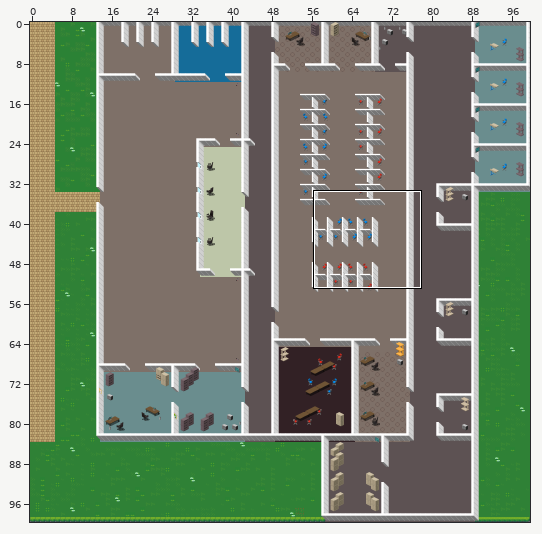
Two versions of a level (Tiled map, assets/map1.tmx). The first picture is a wide view before the edit; the outline marks the close-up.
Close-up. Before:
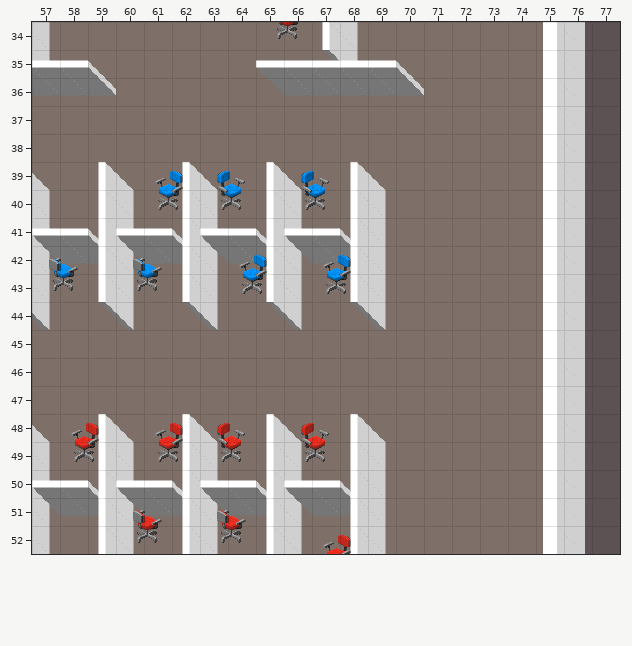
Cells are 32x32 px. Shown: x 57..77, y 34..52. The commit also changed other parts of the map, which this record leaves out.
And afterwards:
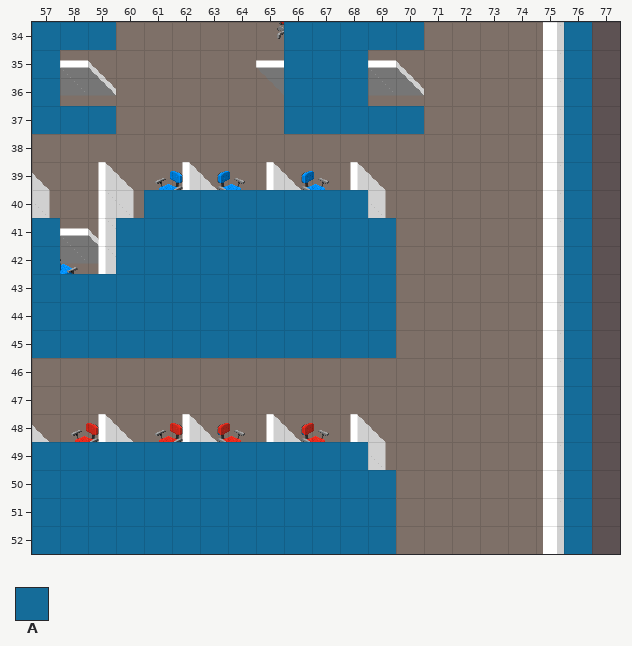
Key: from "terrain-assets": A 470.
_ is an empty cell.
Tiles of an added or newly shown layer are drawn over the layers below it.
The edit:
Layer "Collision" (now shown):
The author put tile A in row 34 at x 57 to 59, 66 to 70 and 76; in rows 35 to 36 at x 57, 66 to 68 and 76; in row 37 at x 57 to 59, 66 to 70 and 76; in rows 38 to 39 at x 76; in row 40 at x 61 to 68 and 76; in rows 41 to 42 at x 57, 60 to 69 and 76.
The author put tile A in rows 43 to 45 at x 57 to 69 and 76; in rows 46 to 48 at x 76; in row 49 at x 57 to 68 and 76; in rows 50 to 52 at x 57 to 69 and 76.
